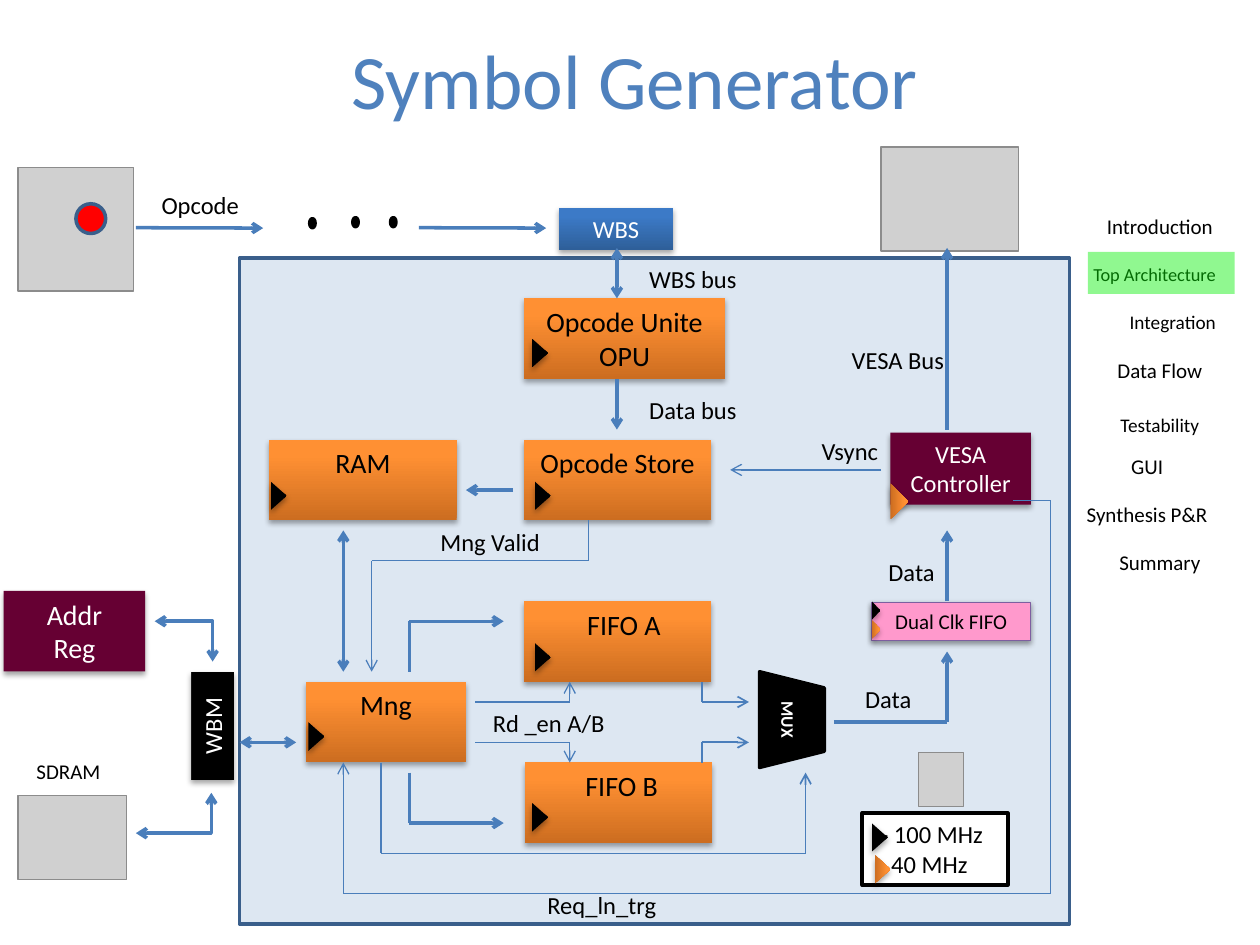
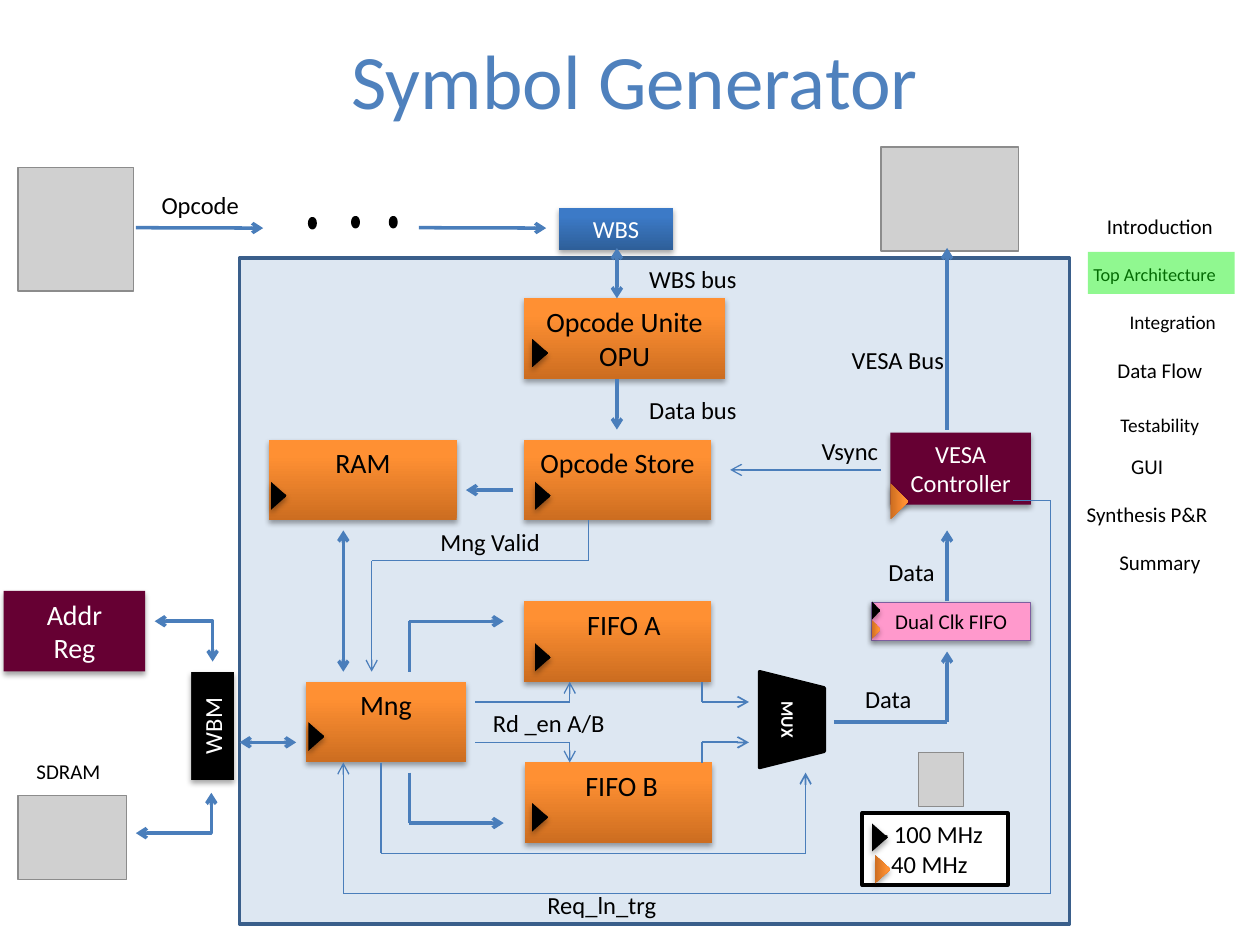
Before and after one commit to sandro6579/symbol-generator, a slide deck: slide 8 of Presentation/Part_B_final/Symbol_Generator_Project_Presentation_Part_B.pptx (slide 9 before the commit). Drawn at 1260x945 pixels with LibreOffice and Linux fonts; fonts in the diff are those of the drawing; grey boxes stand for pictures; background and template pictures are left out. Boxes give left, top, right and bottom in pixels: in the first picture for what was removed or moved away, otherwise in the second. Text is boxed around its words. In the diff, an @@ line names an element or a change of style, - is before the commit and + after.

```diff
--- a/Presentation/Part_B_final/Symbol_Generator_Project_Presentation_Part_B.pptx
+++ b/Presentation/Part_B_final/Symbol_Generator_Project_Presentation_Part_B.pptx
@@ ellipse removed at <box>76,204,106,234</box> @@
```
Also in this commit, not shown: 4 other slides changed, 1 slide removed, 2 other files.
